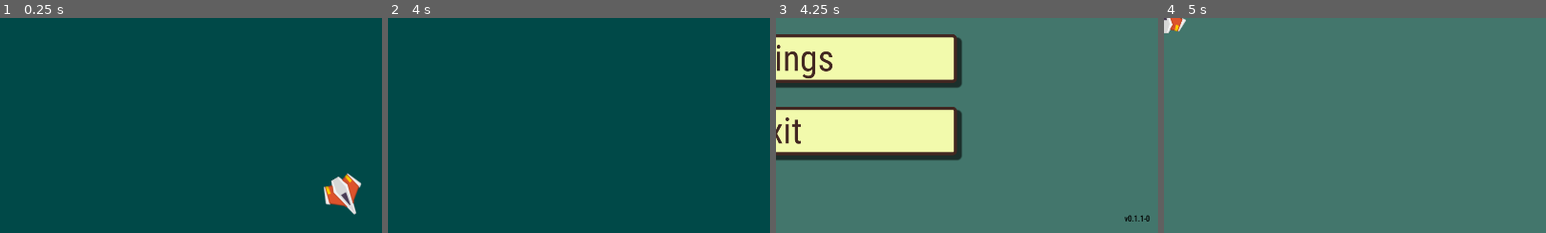
Above: before the commit, frames 1-4 (left to right).
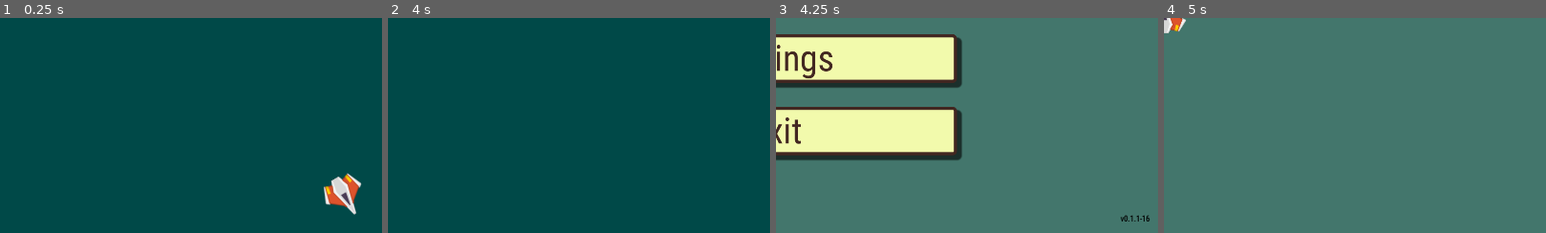
Above: after the commit, the same moments.

Repository: fernandogcat/preludium
Game: Godot game, scene res://game_entrypoint.tscn
The game is run twice, just before and just after one commit, with the same random seed, the same clock (stepped at 60 frames per second) and the same inputs.
Inputs (mouse positions are % of the whole screen's width and height, from its top left):
- Up to frame 1 (0.25 s): no input
- Up to frame 2 (4 s): tap Enter at 0.5 s; move the mouse to (72, 45) at 0.52 s; hold D (right) 0.53-1.25 s; tap Space (shoot) at 0.6, 2 s; click (72, 45) at 0.67 s; drag from (30, 55) to (45, 70) at 1.27 s; move the mouse to (60, 28) at 2.02 s; hold D (right) 2.03-2.75 s; tap Alt at 2.1 s; click "Pause" at 2.75 s; click "Main Menu" at 3.5 s
- Up to frame 3 (4.25 s): no input
- Up to frame 4 (5 s): click "Start Game" at 4.25 s
The pictures show only the part of the screen within x 50-100%, y 50-100%; the shares and areas given below are measured in that part.

Frames 1-2 are identical in both runs. In frame 3, 0.1% of the frame differs, in the area x 90-98%, y 91-95%; in frame 4, nothing differs.

Commit message:
🚀 Deployed new build v0.1.1-16!

Diff:
--- a/project.godot
+++ b/project.godot
@@ -11,7 +11,7 @@
 [application]
 
 config/name="preludium"
-config/version="v0.1.1-0"
+config/version="v0.1.1-16"
 run/main_scene="res://game_entrypoint.tscn"
 config/features=PackedStringArray("4.4", "GL Compatibility")
 boot_splash/image="res://Art/boot_splash.png"
